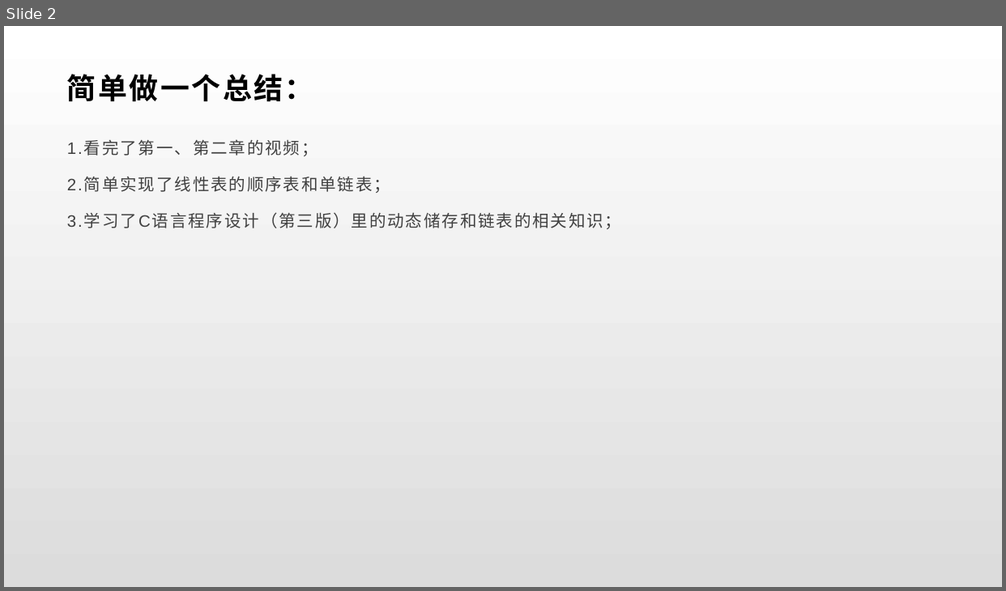
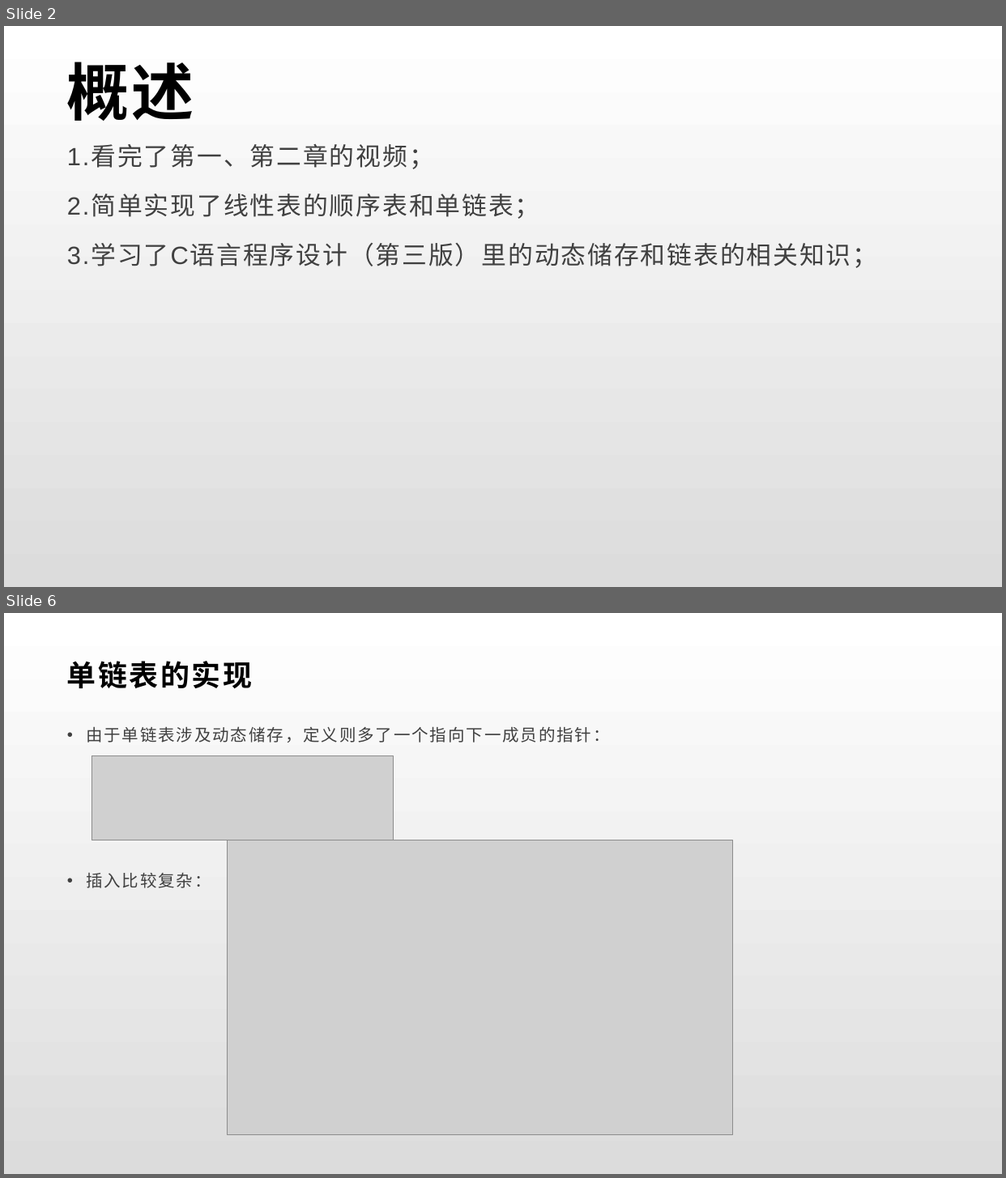
Before and after one commit to SSPUlearningteam1/WHS, a slide deck: 20200113-20190117王华胜.pptx. Shown one above the other, each under a label of ours: slide 2 before the commit, slides 2 and 6 after it; the slides between them are not shown. The pictures are 1006x591 and 1006x1178 pixels, drawn with LibreOffice and Linux fonts; fonts in the diff are those of the drawing; grey boxes stand for pictures. Boxes give left, top, right and bottom in pixels: in the first picture for what was removed or moved away, otherwise in the second. Text is boxed around its words. In the diff, an @@ line names an element or a change of style, - is before the commit and + after.

```diff
--- a/20200113-20190117王华胜.pptx
+++ b/20200113-20190117王华胜.pptx
@@ slide 6 added at bbox=[4, 613, 1002, 1174], background gradient #FFFFFF to #DCDCDC @@
@@ title added at bbox=[67, 661, 252, 688], 28 pt, text #000000, bold @@
+单链表的实现
@@ text added at bbox=[86, 726, 610, 888], 16 pt, text #404040 @@
+• 由于单链表涉及动态储存，定义则多了一个指向下一成员的指针：
+• 插入比较复杂：
@@ picture added at bbox=[91, 756, 394, 840] @@
@@ picture added at bbox=[227, 841, 733, 1135] @@
@@ slide 2 changed as well @@
@@ title at bbox=[67, 62, 194, 121]: text changed; size 28 to 60 pt @@
-简单做一个总结：
+概述
@@ text "1.看完了第一、第二章的视频；" at bbox=[67, 146, 877, 268]: size 16 to 24 pt @@
```
Also in this commit, not shown: 1 other slide changed, 4 other slides added.
